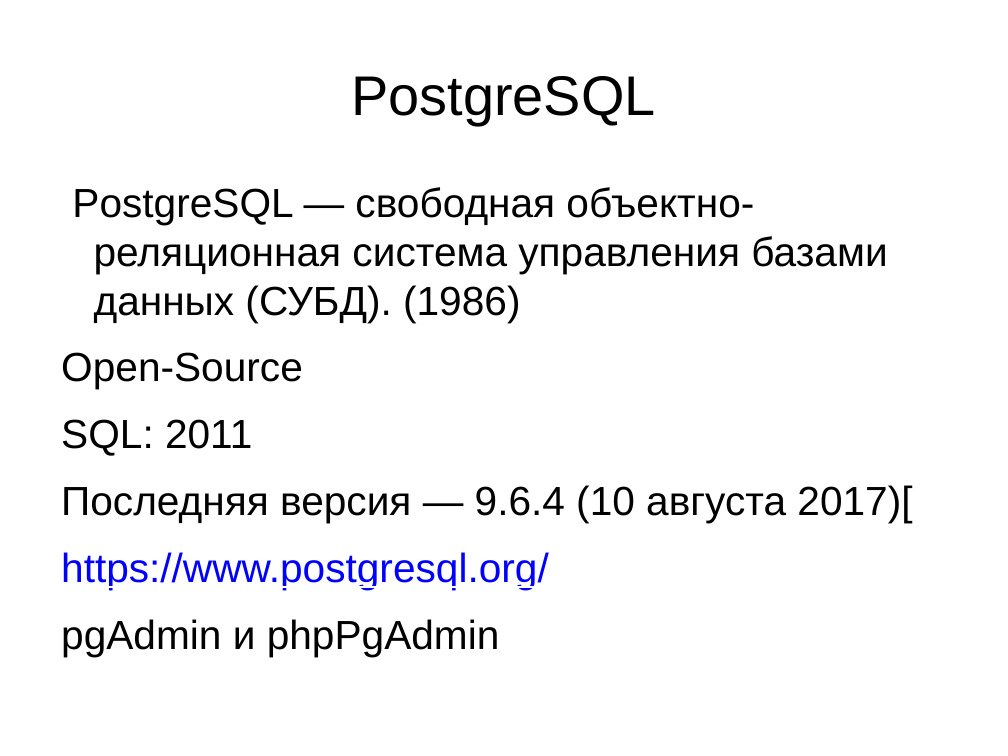
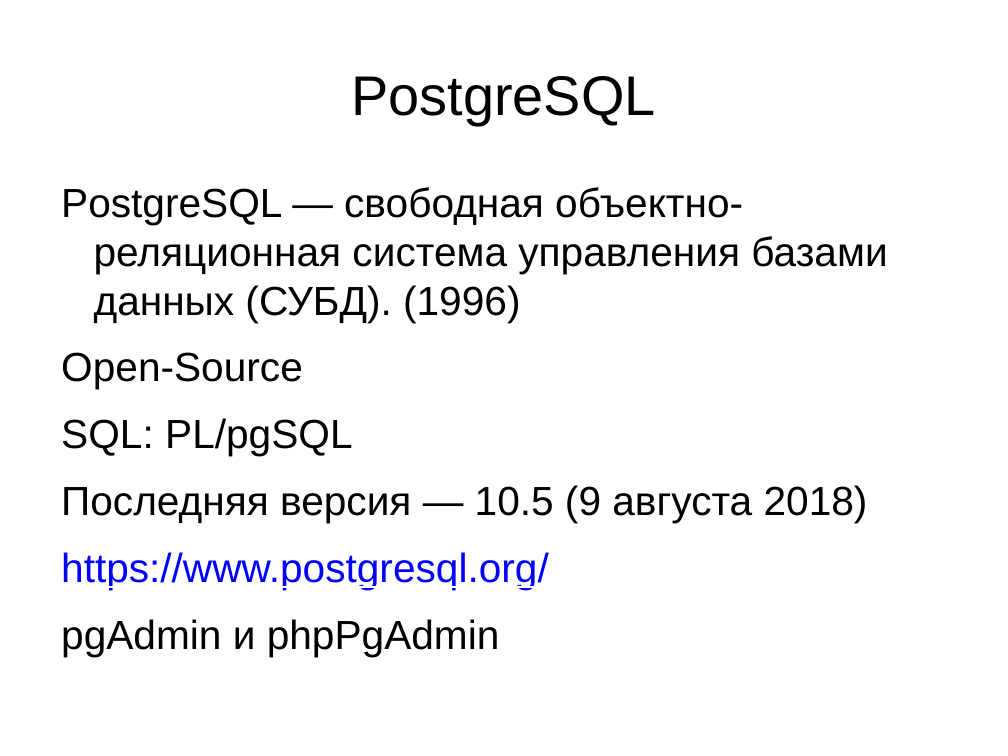
Before and after one commit to Rust1k/dbCourse, a slide deck: slide 14 of presentations/lesson 1.pptx. Drawn at 1008x756 pixels with LibreOffice and Linux fonts; fonts in the diff are those of the drawing. Boxes give left, top, right and bottom in pixels: in the first picture for what was removed or moved away, otherwise in the second. Text is boxed around its words. In the diff, an @@ line names an element or a change of style, - is before the commit and + after.

```diff
--- a/presentations/lesson 1.pptx
+++ b/presentations/lesson 1.pptx
@@ text at <box>61,187,887,322</box>: text changed @@
-PostgreSQL — свободная объектно-реляционная система управления базами данных (СУБД). (1986)
+PostgreSQL — свободная объектно-реляционная система управления базами данных (СУБД). (1996)
@@ text at <box>61,418,868,523</box>: text changed @@
-SQL: 2011
-Последняя версия — 9.6.4 (10 августа 2017)[
+SQL: PL/pgSQL
+Последняя версия — 10.5 (9 августа 2018)
```
Also in this commit, not shown: 5 other slides changed, 1 slide added, 1 other file.
